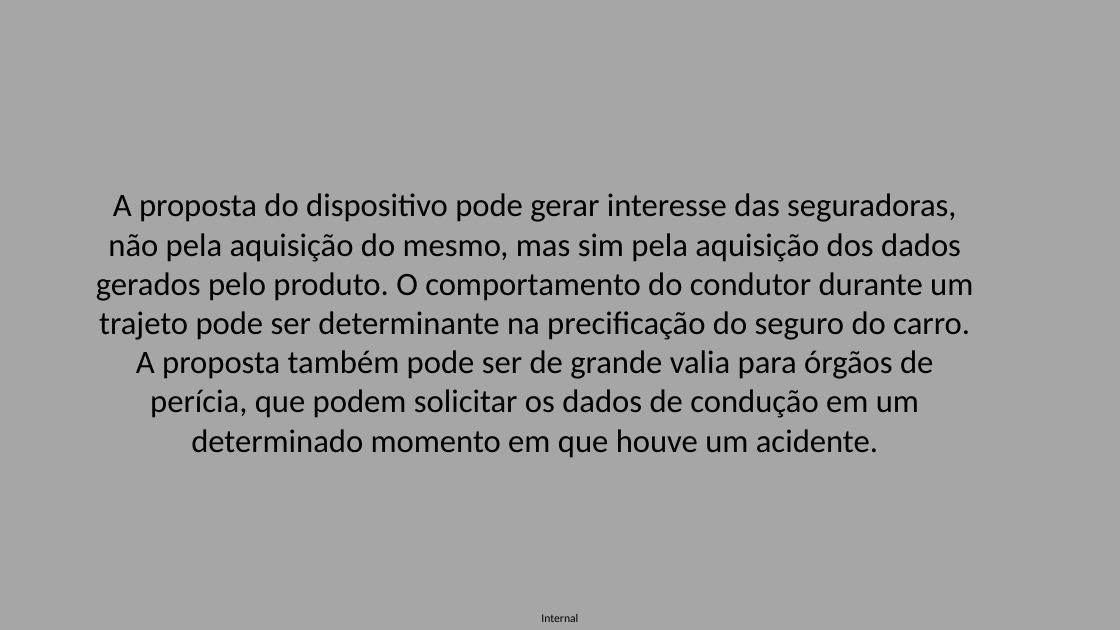
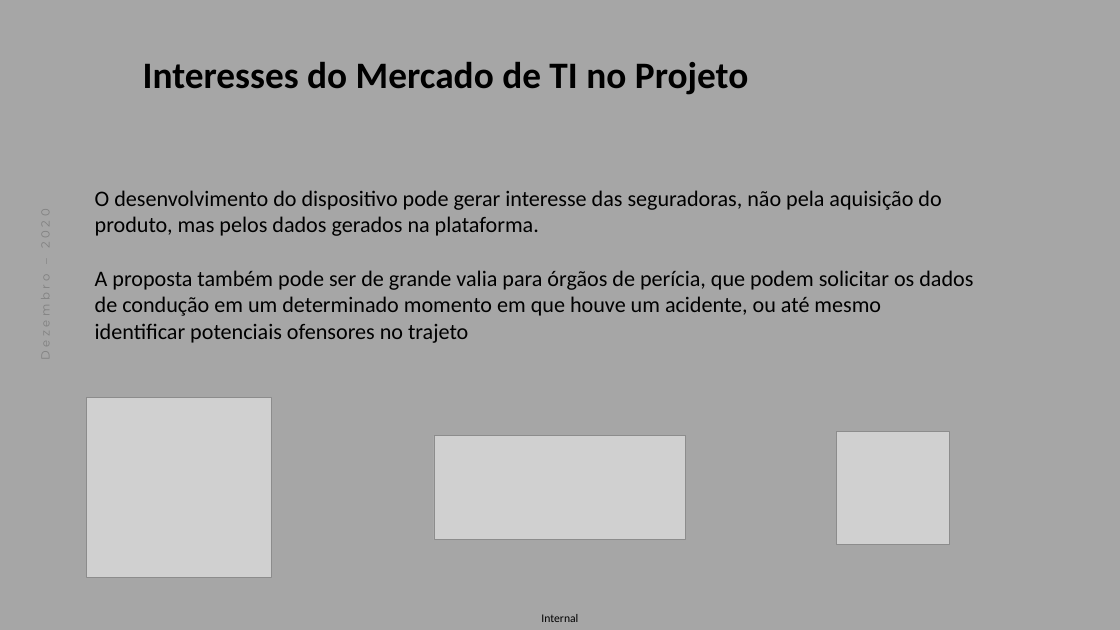
Before and after one commit to rafargp/final_project_senai, a slide deck: slide 4 of 1.Propose/1.Propose Presentation.pptx. Drawn at 1120x630 pixels with LibreOffice and Linux fonts; fonts in the diff are those of the drawing; grey boxes stand for pictures; background and template pictures are left out. Boxes give left, top, right and bottom in pixels: in the first picture for what was removed or moved away, otherwise in the second. Text is boxed around its words. In the diff, an @@ line names an element or a change of style, - is before the commit and + after.

```diff
--- a/1.Propose/1.Propose Presentation.pptx
+++ b/1.Propose/1.Propose Presentation.pptx
@@ text added at bbox=[143, 62, 748, 95], 32 pt, text #000000, bold @@
+Interesses do Mercado de TI no Projeto
@@ text added at bbox=[35, 201, 56, 400], 10 pt, text #808080 @@
+Dezembro – 2020
@@ text at bbox=[95, 190, 973, 343]: text changed; size 28 to 19 pt @@
-A proposta do dispositivo pode gerar interesse das seguradoras, não pela aquisição do mesmo, mas sim pela aquisição dos dados gerados pelo produto. O comportamento do condutor durante um trajeto pode ser determinante na precificação do seguro do carro.
-A proposta também pode ser de grande valia para órgãos de perícia, que podem solicitar os dados de condução em um determinado momento em que houve um acidente.
+O desenvolvimento do dispositivo pode gerar interesse das seguradoras, não pela aquisição do produto, mas pelos dados gerados na plataforma.
+A proposta também pode ser de grande valia para órgãos de perícia, que podem solicitar os dados de condução em um determinado momento em que houve um acidente, ou até mesmo identificar potenciais ofensores no trajeto
@@ picture added at bbox=[87, 397, 272, 578] @@
@@ picture added at bbox=[434, 436, 686, 540] @@
@@ picture added at bbox=[837, 431, 949, 544] @@
```
Also in this commit, not shown: 13 other slides changed, 8 slides added, 15 slides removed.
